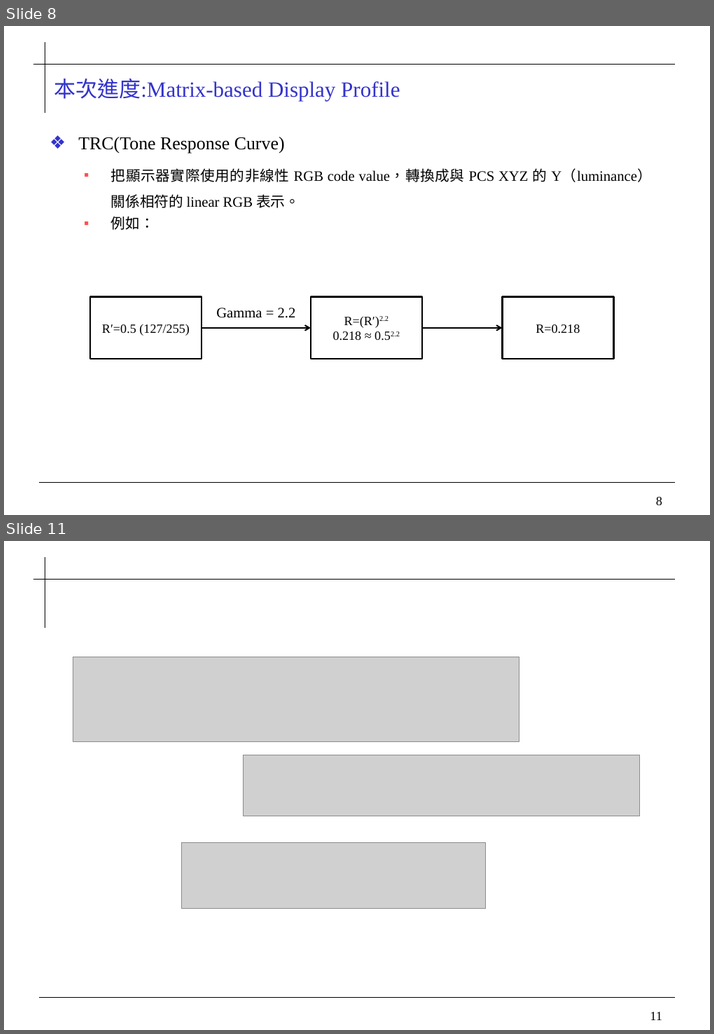
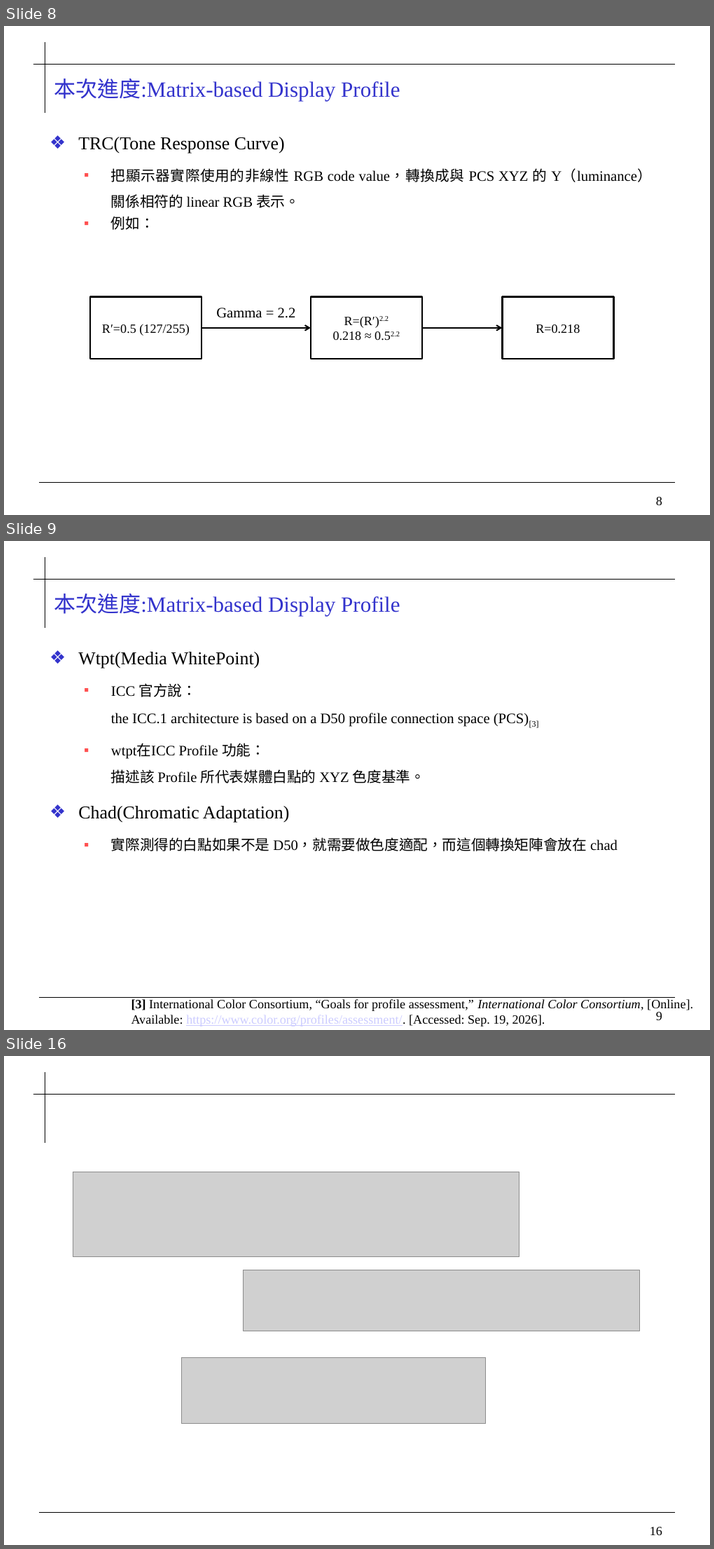
Before and after one commit to 0ilasis0/home, a slide deck: ICCPROFILE.pptx. Shown one above the other, each under a label of ours: slides 8 and 11 before the commit, slides 8, 9 and 16 after it; the slides between them are not shown. The pictures are 714x1034 and 714x1549 pixels, drawn with LibreOffice and Linux fonts; fonts in the diff are those of the drawing; grey boxes stand for pictures; background and template pictures are left out. Boxes give left, top, right and bottom in pixels: in the first picture for what was removed or moved away, otherwise in the second. Text is boxed around its words. In the diff, an @@ line names an element or a change of style, - is before the commit and + after.

```diff
--- a/ICCPROFILE.pptx
+++ b/ICCPROFILE.pptx
@@ slide 9 added at (4,541,710,1030), background #FFFFFF; not listed: 4 template elements that a slide beside it also shows @@
@@ title added at (54,593,400,616), 24 pt, text #3333CC @@
+本次進度:Matrix-based Display Profile
@@ text added at (78,652,617,851), 16 pt, text #000000 @@
+  ❖ Wtpt(Media WhitePoint)
+  ▪ ICC 官方說：
+    the ICC.1 architecture is based on a D50 profile connection space (PCS)[3]
+  ▪ wtpt在ICC Profile 功能：
+    描述該 Profile 所代表媒體白點的 XYZ 色度基準。
+❖ Chad(Chromatic Adaptation)
+  ▪ 實際測得的白點如果不是 D50，就需要做色度適配，而這個轉換矩陣會放在 chad
@@ text added at (131,999,693,1026), 14 pt, text #000000 @@
+[3] International Color Consortium, “Goals for profile assessment,” International Color Consortium, [Online]. Available: https://www.color.org/profiles/assessment/. [Accessed: Sep. 19, 2026].
@@ what was slide 11 is now slide 16 @@
@@ page number at (649,1526,662,1535): text changed @@
-11
+16
```
Also in this commit, not shown: 3 slides changed, 4 other slides added, 1 other file.
